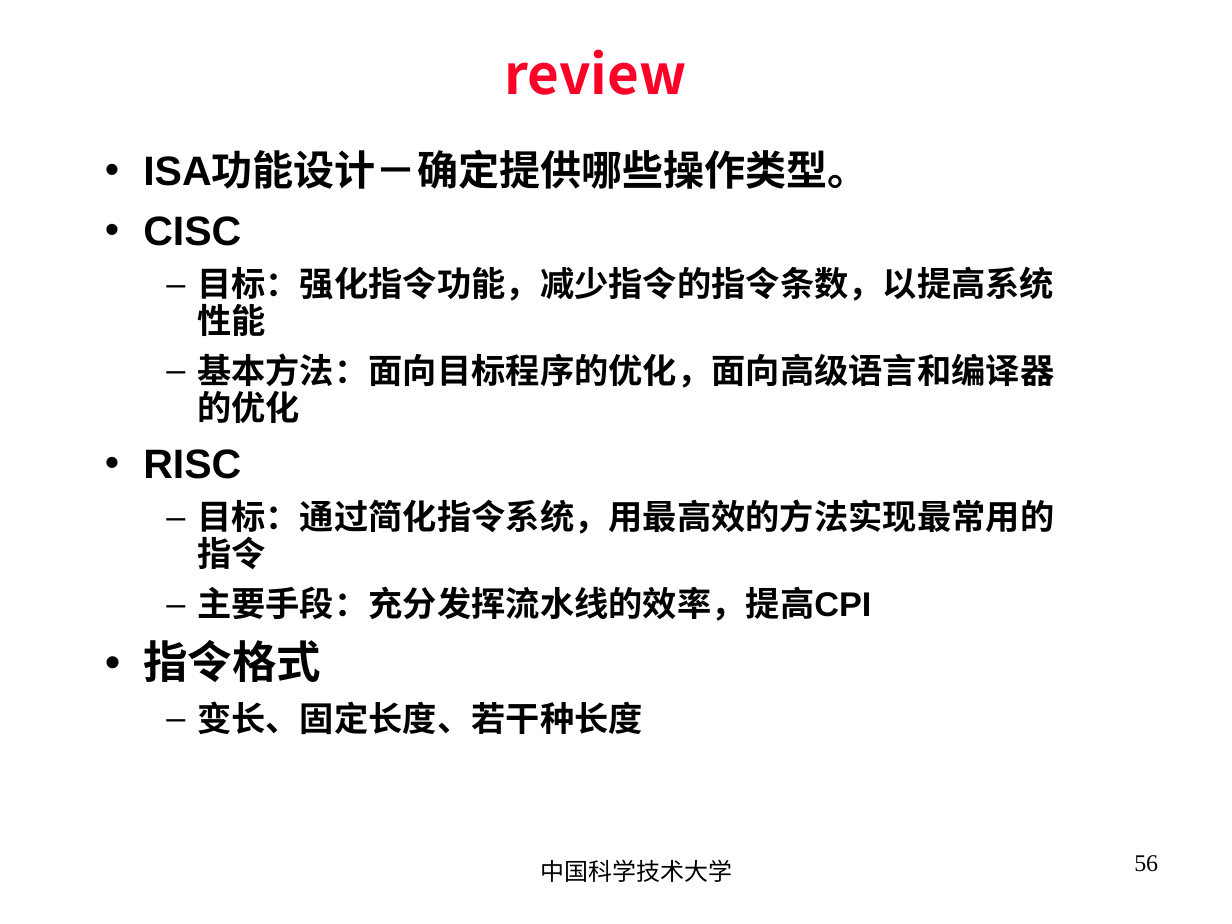
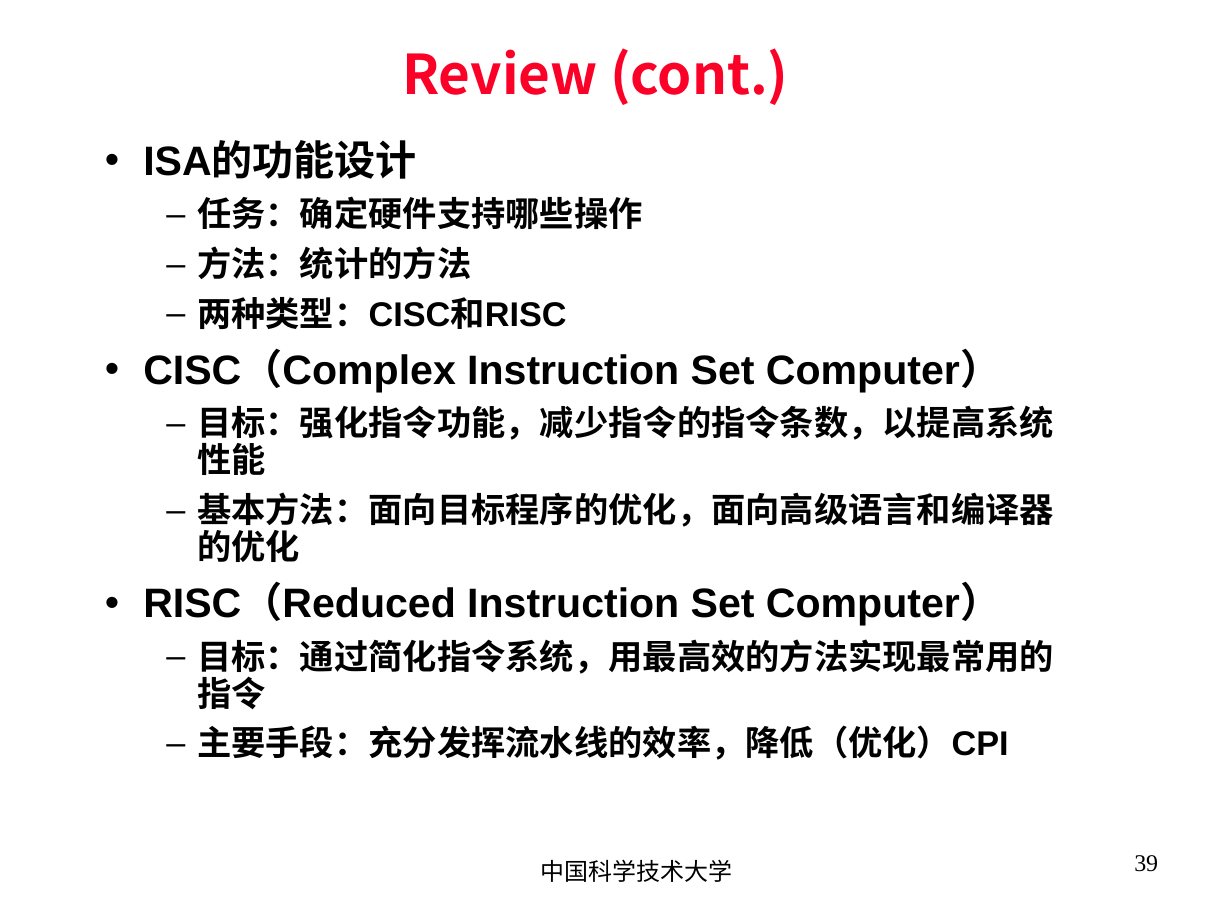
Before and after one commit to blindFS/ca2015, a slide deck: slide 39 of handouts/chapter02.ppt (slide 56 before the commit). Drawn at 1232x924 pixels with LibreOffice and Linux fonts; fonts in the diff are those of the drawing. Boxes give left, top, right and bottom in pixels: in the first picture for what was removed or moved away, otherwise in the second. Text is boxed around its words. In the diff, an @@ line names an element or a change of style, - is before the commit and + after.

```diff
--- a/handouts/chapter02.ppt
+++ b/handouts/chapter02.ppt
@@ title at [402,48,789,105]: text changed @@
-review
+Review (cont.)
@@ text "ISA的功能设计": place and size @@
-text "ISA的功能设计" at [143,152,1054,734]
+text "ISA的功能设计" at [143,142,1054,760]
@@ text at [143,142,1001,392]: text changed @@
-• ISA功能设计－确定提供哪些操作类型。
-• CISC
+• ISA的功能设计
+  – 任务：确定硬件支持哪些操作
+  – 方法：统计的方法
+  – 两种类型：CISC和RISC
+• CISC（Complex Instruction Set Computer）
@@ text at [143,585,1001,626]: text changed @@
-• RISC
+• RISC（Reduced Instruction Set Computer）
@@ text at [197,725,1008,760]: text changed @@
-  – 主要手段：充分发挥流水线的效率，提高CPI
-• 指令格式
-  – 变长、固定长度、若干种长度
+  – 主要手段：充分发挥流水线的效率，降低（优化）CPI
@@ page number at [1134,855,1158,872]: text changed @@
-56
+39
```
Also in this commit, not shown: 28 other slides changed, 5 slides added, 3 slides removed.
